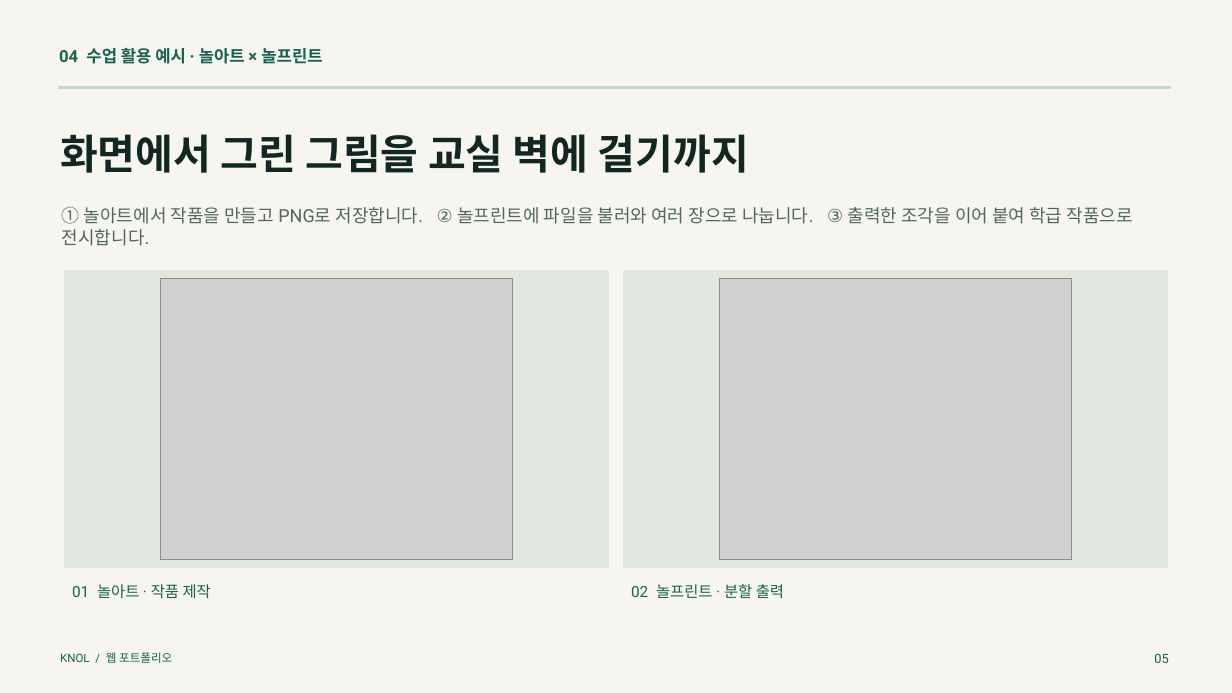
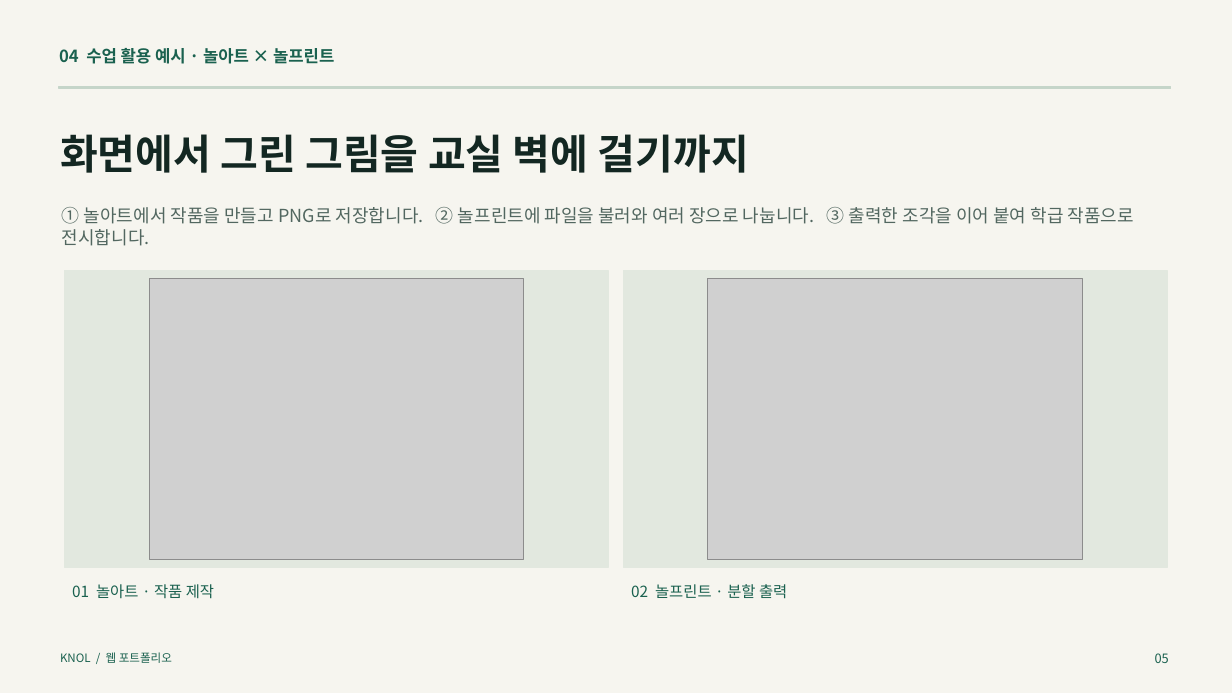
Before and after one commit to LUCKYBRIDGE/i-scream, a slide deck: slide 5 of deliverables/knol-portfolio.pptx. Drawn at 1232x693 pixels with LibreOffice and Linux fonts; fonts in the diff are those of the drawing; grey boxes stand for pictures. Boxes give left, top, right and bottom in pixels: in the first picture for what was removed or moved away, otherwise in the second. Text is boxed around its words. In the diff, an @@ line names an element or a change of style, - is before the commit and + after.

```diff
--- a/deliverables/knol-portfolio.pptx
+++ b/deliverables/knol-portfolio.pptx
@@ picture: place and size @@
-picture at (161,278,513,560)
+picture at (150,278,524,560)
@@ picture: place and size @@
-picture at (720,278,1072,560)
+picture at (708,278,1083,560)
@@ font Roboto to Noto Sans CJK KR in 6 elements at (59,48,334,64), (62,207,1134,246), (72,584,214,599), (631,584,787,599), (60,652,172,663), (1155,653,1169,663) @@
```
Also in this commit, not shown: 8 other slides changed, 8 other files.
